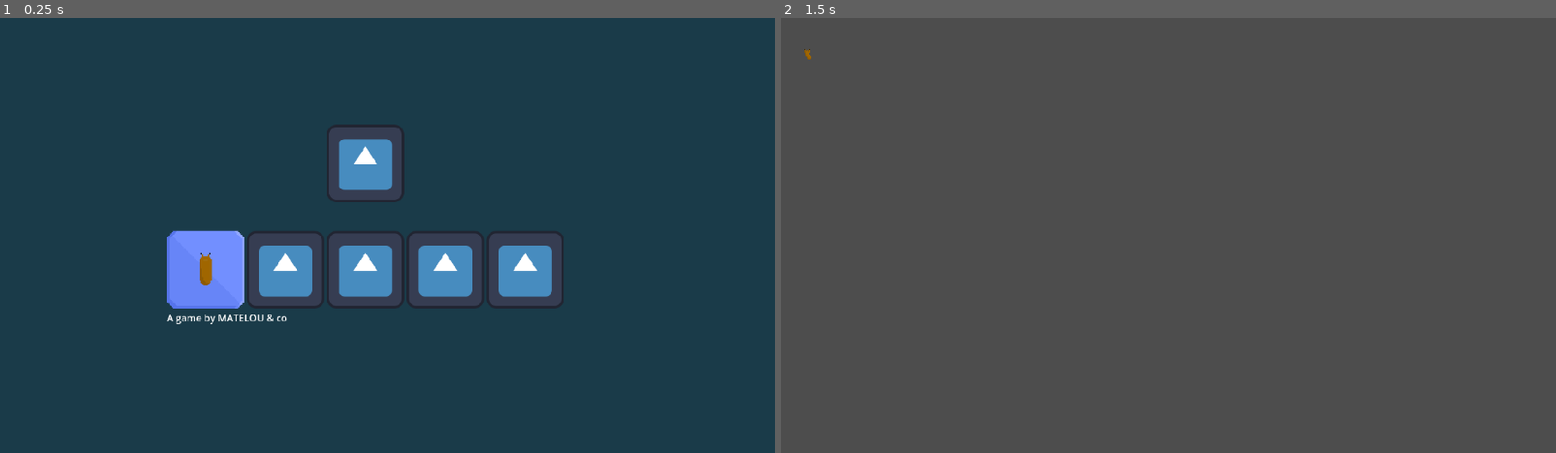
Above: before the commit, frames 1-2 (left to right).
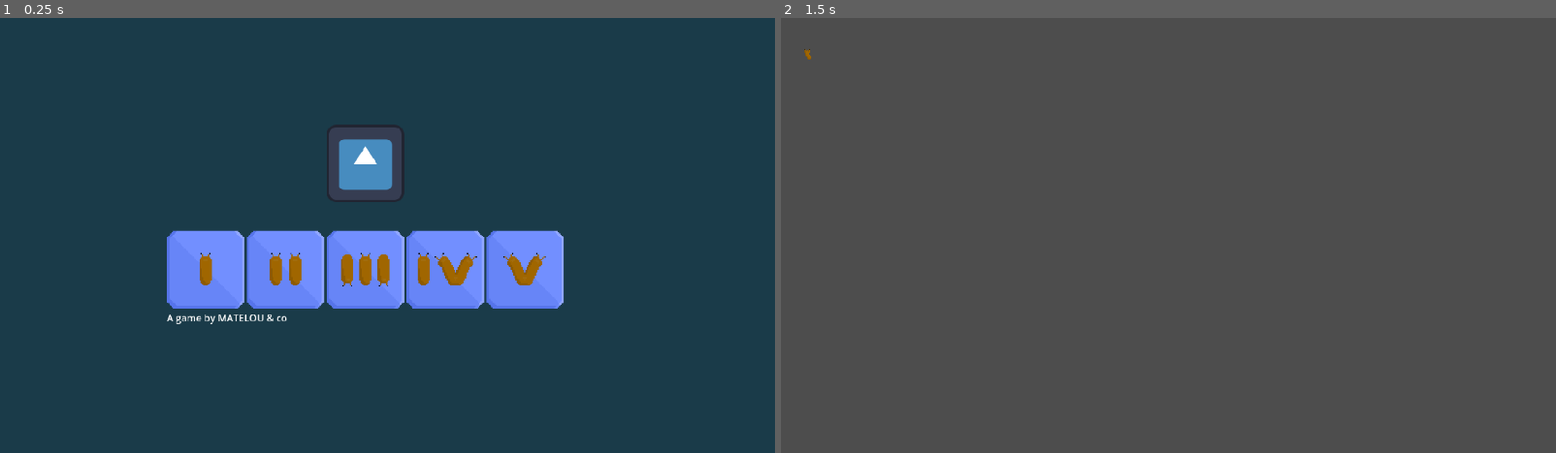
Above: after the commit, the same moments.

Repository: Skyepulse/LudumDare56
Game: Godot game, scene res://Level Scenes/control.tscn
The game is run twice, just before and just after one commit, with the same random seed, the same clock (stepped at 60 frames per second) and the same inputs. The engine's default icon, where the game draws it, is replaced by a stand-in: a white triangle on a blue panel in a dark square.
Inputs (mouse positions are in pixels of both pictures, inside the frame that each line leads up to):
- Up to frame 1 (0.25 s): no input
- Up to frame 2 (1.5 s): click (990, 270) at 0.5 s; tap Enter at 1.25 s; move the mouse to (812, 52) at 1.27 s; click (812, 52) at 1.42 s

The runs differ from the first frame. In frame 1, 7.2% of the frame differs, in the area x 31-73%, y 48-67%; in frame 2, nothing differs.

Commit message:
Added images to buttons

Diff:
--- a/Level Scenes/control.tscn
+++ b/Level Scenes/control.tscn
@@ -1,9 +1,17 @@
-[gd_scene load_steps=5 format=3 uid="uid://dkttx7hp2ycs0"]
+[gd_scene load_steps=13 format=3 uid="uid://dkttx7hp2ycs0"]
 
 [ext_resource type="Script" path="res://level selector/control.gd" id="1_k1eak"]
 [ext_resource type="Texture2D" uid="uid://bxycrnu4ryrob" path="res://icon.svg" id="2_tf11g"]
 [ext_resource type="Texture2D" uid="uid://j0usy34axpc1" path="res://Sprites/level_box_1.png" id="3_q60ex"]
 [ext_resource type="Texture2D" uid="uid://d7a0k5rjuotw" path="res://Sprites/level_box_1_fonce.png" id="4_nces2"]
+[ext_resource type="Texture2D" uid="uid://c1t75d2fsxr1e" path="res://Sprites/level_box_2.png" id="5_ln720"]
+[ext_resource type="Texture2D" uid="uid://2wj8ge4j4r8" path="res://Sprites/level_box_2_fonce.png" id="6_d5lu5"]
+[ext_resource type="Texture2D" uid="uid://coaotbv73r7r1" path="res://Sprites/level_box_3.png" id="7_tbnue"]
+[ext_resource type="Texture2D" uid="uid://cenf11cdftr5m" path="res://Sprites/level_box_3_fonce.png" id="8_84n1s"]
+[ext_resource type="Texture2D" uid="uid://dnwtn0dxw234s" path="res://Sprites/level_box_4.png" id="9_e2vrm"]
+[ext_resource type="Texture2D" uid="uid://jbhi88m8wnva" path="res://Sprites/level_box_4_fonce.png" id="10_aub7q"]
+[ext_resource type="Texture2D" uid="uid://4fa6c1s0m2rv" path="res://Sprites/level_box_5.png" id="11_l36nr"]
+[ext_resource type="Texture2D" uid="uid://heq8mw3wu1ds" path="res://Sprites/level_box_5_fonce.png" id="12_1inh1"]
 
 [node name="LevelSelect" type="Control"]
 layout_mode = 3
@@ -65,20 +73,32 @@
 stretch_mode = 0
 
 [node name="level2" type="TextureButton" parent="MarginContainer/VBoxContainer/HBoxContainer"]
+custom_minimum_size = Vector2(128, 128)
 layout_mode = 2
-texture_normal = ExtResource("2_tf11g")
+texture_normal = ExtResource("5_ln720")
+texture_pressed = ExtResource("6_d5lu5")
+stretch_mode = 0
 
 [node name="level3" type="TextureButton" parent="MarginContainer/VBoxContainer/HBoxContainer"]
+custom_minimum_size = Vector2(128, 128)
 layout_mode = 2
-texture_normal = ExtResource("2_tf11g")
+texture_normal = ExtResource("7_tbnue")
+texture_pressed = ExtResource("8_84n1s")
+stretch_mode = 0
 
 [node name="level4" type="TextureButton" parent="MarginContainer/VBoxContainer/HBoxContainer"]
+custom_minimum_size = Vector2(128, 128)
 layout_mode = 2
-texture_normal = ExtResource("2_tf11g")
+texture_normal = ExtResource("9_e2vrm")
+texture_pressed = ExtResource("10_aub7q")
+stretch_mode = 0
 
 [node name="level5" type="TextureButton" parent="MarginContainer/VBoxContainer/HBoxContainer"]
+custom_minimum_size = Vector2(128, 128)
 layout_mode = 2
-texture_normal = ExtResource("2_tf11g")
+texture_normal = ExtResource("11_l36nr")
+texture_pressed = ExtResource("12_1inh1")
+stretch_mode = 0
 
 [node name="RichTextLabel" type="RichTextLabel" parent="MarginContainer/VBoxContainer"]
 layout_mode = 2
